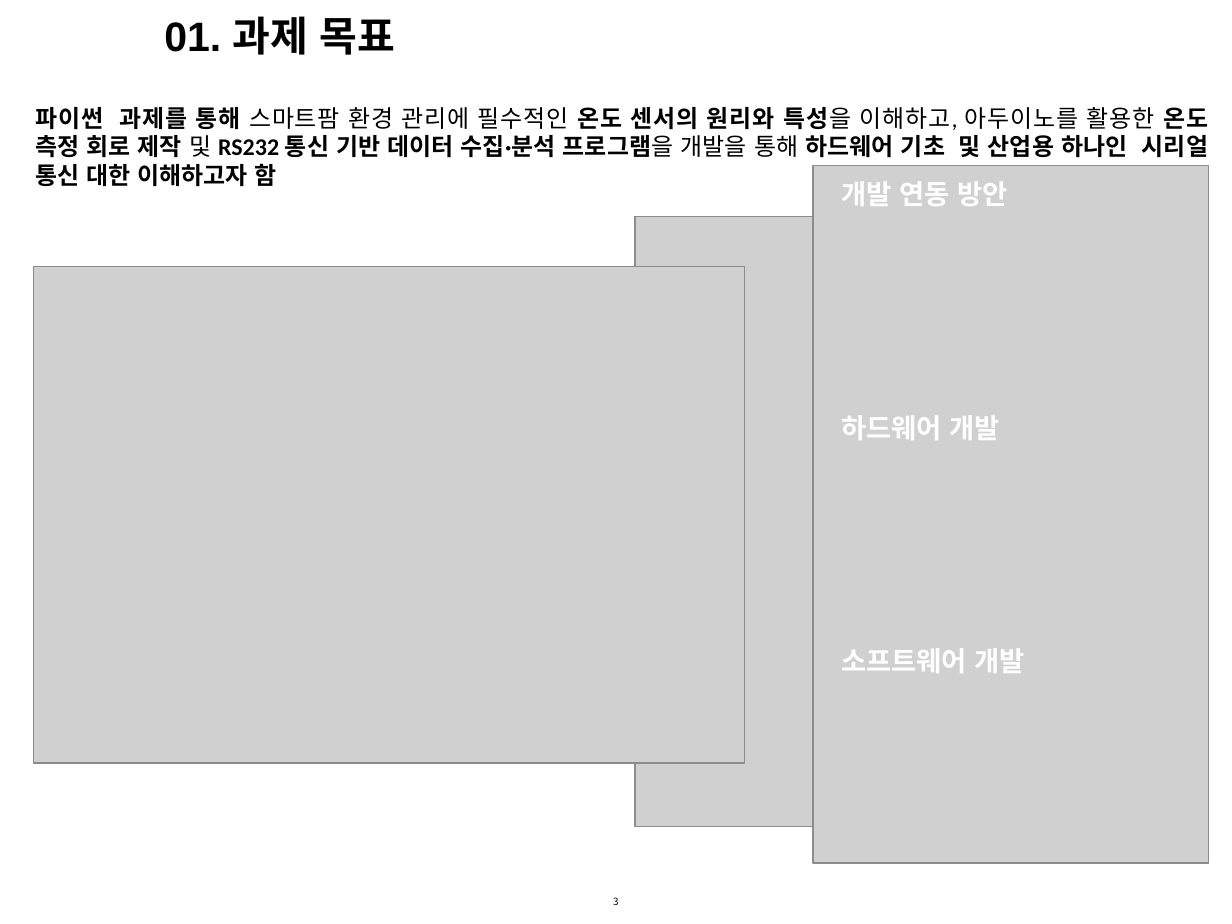
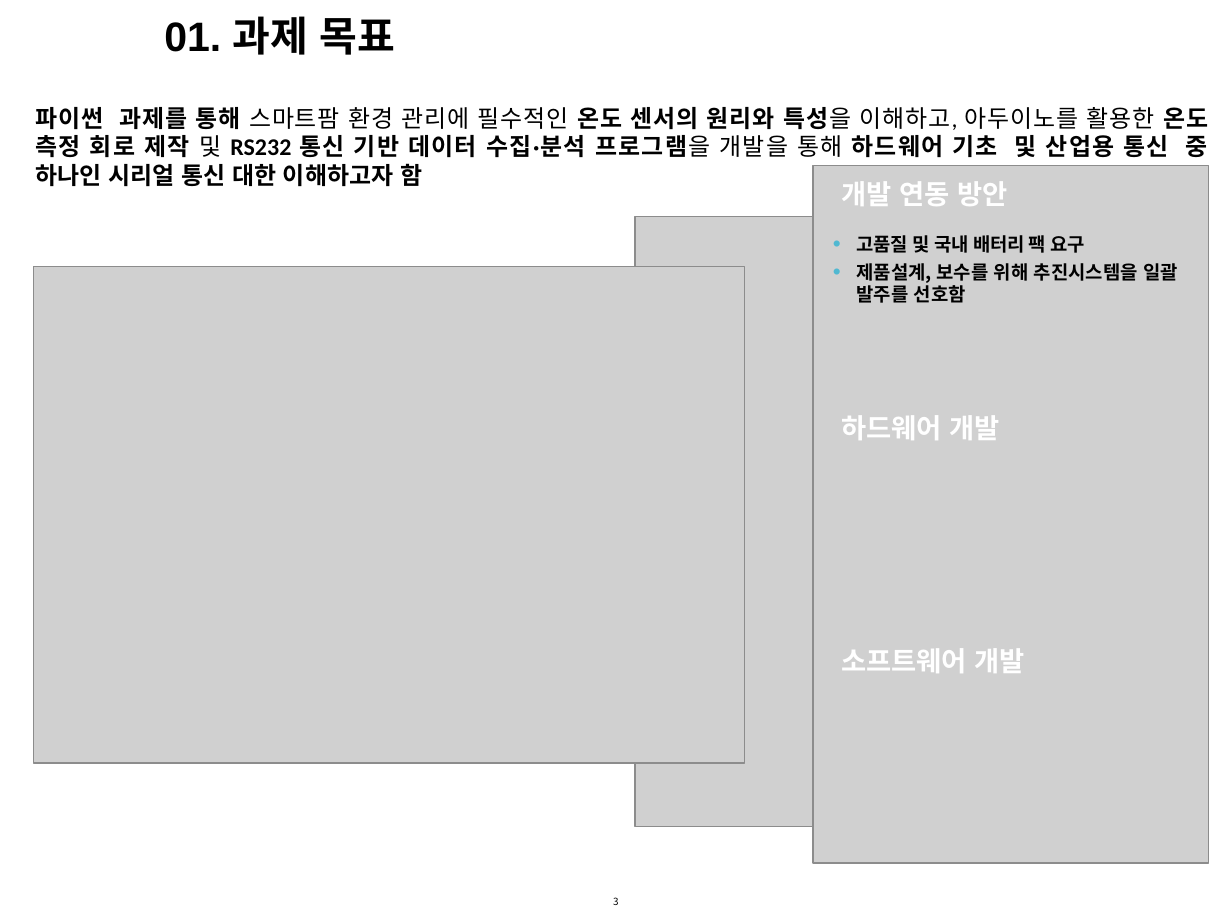
Before and after one commit to leewoown/Python_03, a slide deck: slide 3 of 나의자랑 위한 연구노트 정리건 .pptx. Drawn at 1232x924 pixels with LibreOffice and Linux fonts; fonts in the diff are those of the drawing; grey boxes stand for pictures; background and template pictures are left out. Boxes give left, top, right and bottom in pixels: in the first picture for what was removed or moved away, otherwise in the second. Text is boxed around its words. In the diff, an @@ line names an element or a change of style, - is before the commit and + after.

Commit message:
VER2_1 -. 나의 아들님에게 전달함 (연구노트 일정 정리 중, 센서, 버틀 숙제 할 걸 )

```diff
--- a/나의자랑 위한 연구노트 정리건 .pptx
+++ b/나의자랑 위한 연구노트 정리건 .pptx
@@ text at <box>35,107,1208,186</box>: text changed @@
-파이썬 과제를 통해 스마트팜 환경 관리에 필수적인 온도 센서의 원리와 특성을 이해하고, 아두이노를 활용한 온도 측정 회로 제작 및 RS232 통신 기반 데이터 수집·분석 프로그램을 개발을 통해 하드웨어 기초 및 산업용 하나인 시리얼 통신 대한 이해하고자 함
+파이썬 과제를 통해 스마트팜 환경 관리에 필수적인 온도 센서의 원리와 특성을 이해하고, 아두이노를 활용한 온도 측정 회로 제작 및 RS232 통신 기반 데이터 수집·분석 프로그램을 개발을 통해 하드웨어 기초 및 산업용 통신 중 하나인 시리얼 통신 대한 이해하고자 함
@@ text added at <box>856,235,1178,303</box>, 11 pt, text #000000, bold @@
+  • 고품질 및 국내 배터리 팩 요구
+  • 제품설계, 보수를 위해 추진시스템을 일괄 발주를 선호함
```
Also in this commit, not shown: 1 other slide changed, 2 slides added, 2 slides removed.
